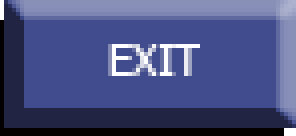
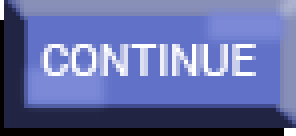
Two versions of the same layered image (w=296, h=136). Layer-by-layer changes:
showed group "CONTINUE 高亮" (5 layers) over left=20, top=8, right=288, bottom=112
painted on "CONTINUE" (1st of 2, in "CONTINUE 高亮") over left=40, top=44, right=256, bottom=76
hid group "EXIT 正常" (2 layers) over left=20, top=8, right=288, bottom=112
painted on "EXIT" (2nd of 2, in "EXIT 正常") over left=108, top=44, right=200, bottom=76
